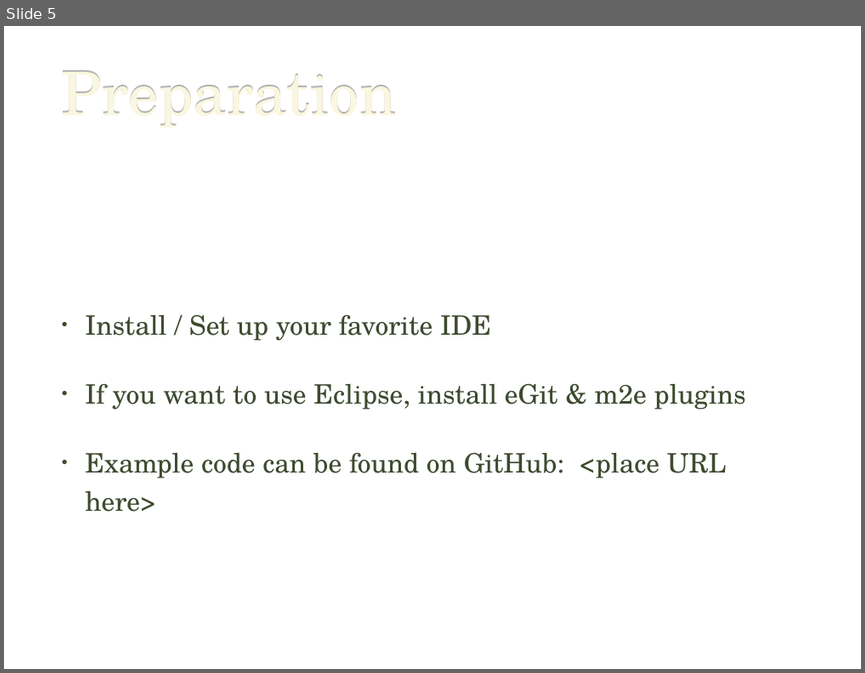
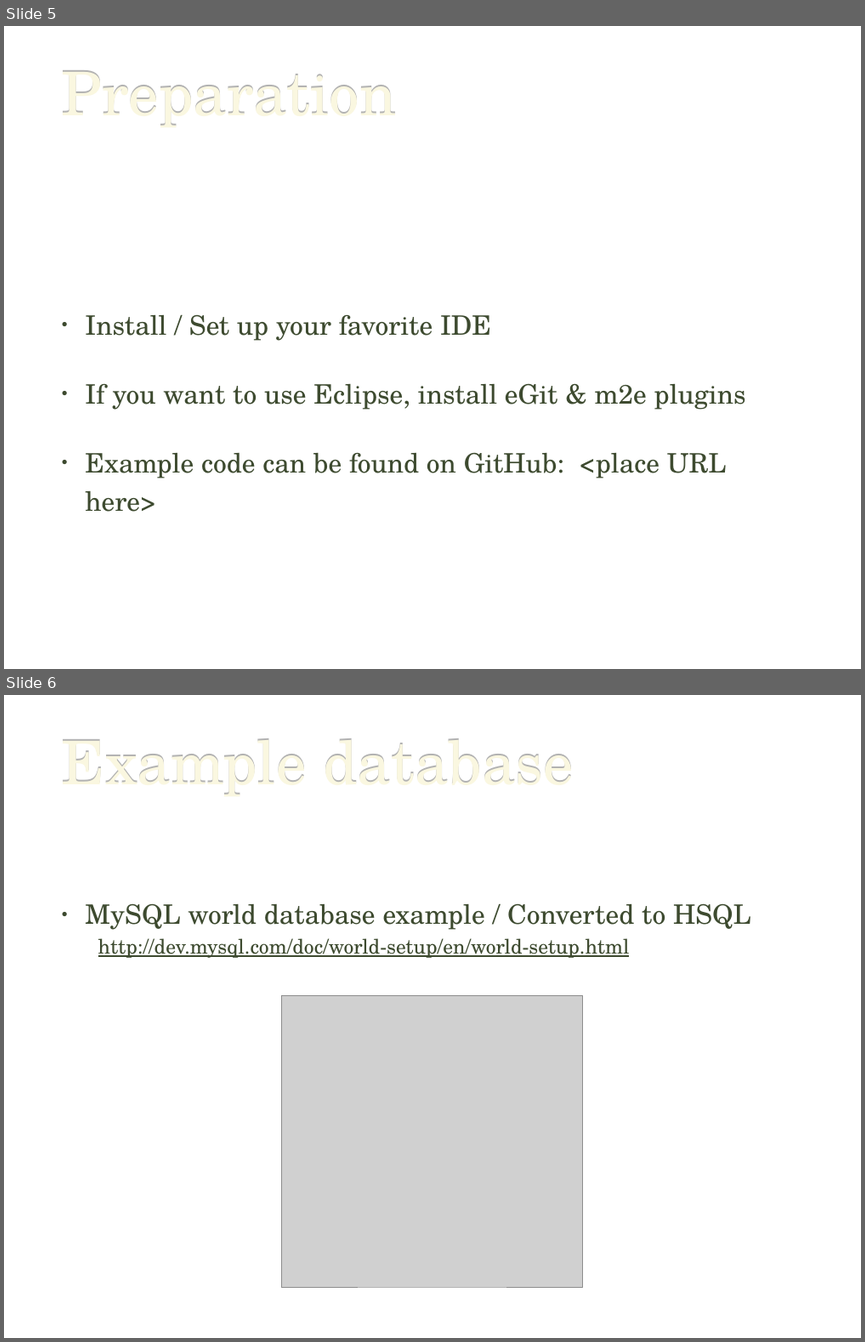
Before and after one commit to brycep/world-example, a slide deck: src/main/presentations/Art Of Hibernate Optimization.ppt. Shown one above the other, each under a label of ours: slide 5 before the commit, slides 5 and 6 after it. The pictures are 865x673 and 865x1342 pixels, drawn with LibreOffice and Linux fonts; fonts in the diff are those of the drawing; grey boxes stand for pictures; background and template pictures are left out. Boxes give left, top, right and bottom in pixels: in the first picture for what was removed or moved away, otherwise in the second. Text is boxed around its words. In the diff, an @@ line names an element or a change of style, - is before the commit and + after.

Commit message:
Adding a slide to the presentation to show example database design

```diff
--- a/src/main/presentations/Art Of Hibernate Optimization.ppt
+++ b/src/main/presentations/Art Of Hibernate Optimization.ppt
@@ slide 6 added at [4, 695, 861, 1338], background picture (left out) @@
@@ title added at [62, 738, 573, 794], 72 pt, text #FAF7E0 @@
+Example database
@@ text added at [85, 904, 751, 930], 32 pt, text #3D4A2F @@
+• MySQL world database example / Converted to HSQL
@@ text added at [98, 938, 630, 958], 24 pt, text #3D4A2F, underline @@
+http://dev.mysql.com/doc/world-setup/en/world-setup.html
@@ picture added at [282, 996, 583, 1287] @@
```
Also in this commit, not shown: 2 other files.
